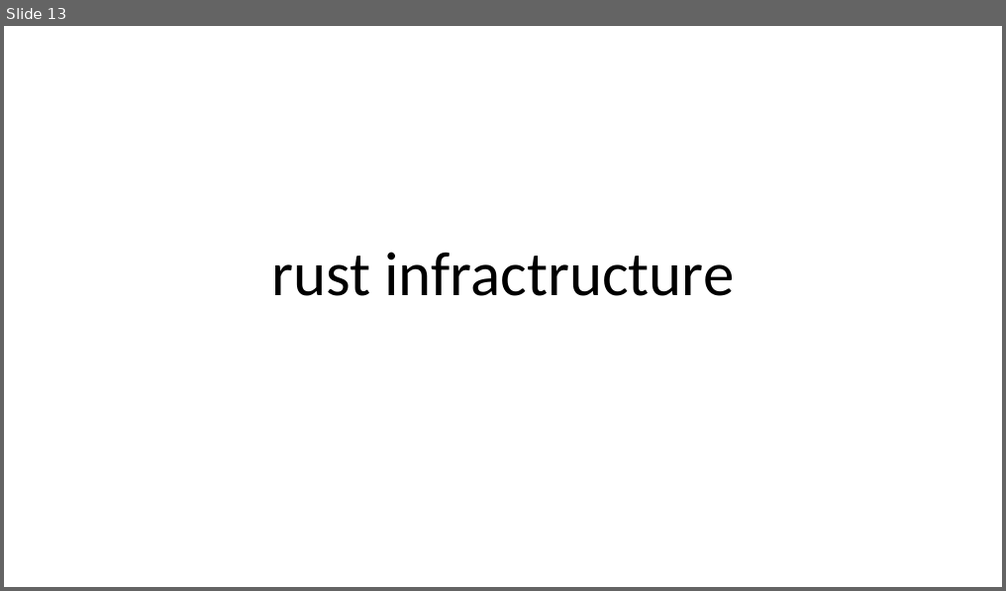
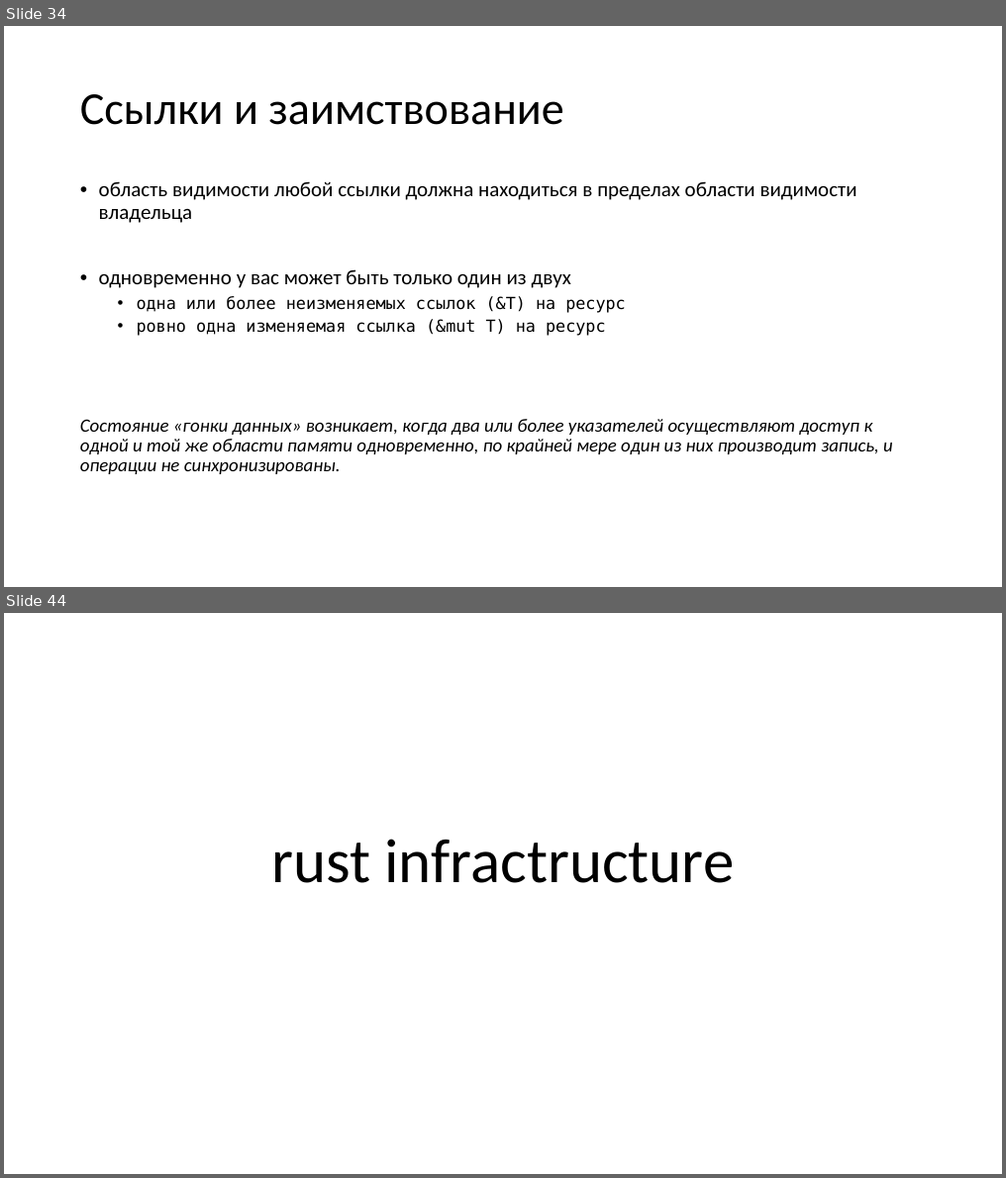
Before and after one commit to AGanyushkin/teraflops, a slide deck: conf_rust.pptx. Shown one above the other, each under a label of ours: slide 13 before the commit, slides 34 and 44 after it; the slides between them are not shown. The pictures are 1006x591 and 1006x1178 pixels, drawn with LibreOffice and Linux fonts; fonts in the diff are those of the drawing. Boxes give left, top, right and bottom in pixels: in the first picture for what was removed or moved away, otherwise in the second. Text is boxed around its words. In the diff, an @@ line names an element or a change of style, - is before the commit and + after.

```diff
--- a/conf_rust.pptx
+++ b/conf_rust.pptx
@@ slide 34 added at bbox=[4, 26, 1002, 587], background #FFFFFF @@
@@ title added at bbox=[80, 94, 563, 125], 44 pt, text #000000 @@
+Ссылки и заимствование
@@ text added at bbox=[80, 181, 893, 474], 18 pt, text #000000 @@
+• область видимости любой ссылки должна находиться в пределах области видимости владельца
+• одновременно у вас может быть только один из двух
+  • одна или более неизменяемых ссылок (&T) на ресурс
+  • ровно одна изменяемая ссылка (&mut T) на ресурс
+Состояние «гонки данных» возникает, когда два или более указателей осуществляют доступ к одной и той же области памяти одновременно, по крайней мере один из них производит запись, и операции не синхронизированы.
@@ what was slide 13 is now slide 44 @@
```
Also in this commit, not shown: 1 slide changed, 34 other slides added, 4 slides removed.
